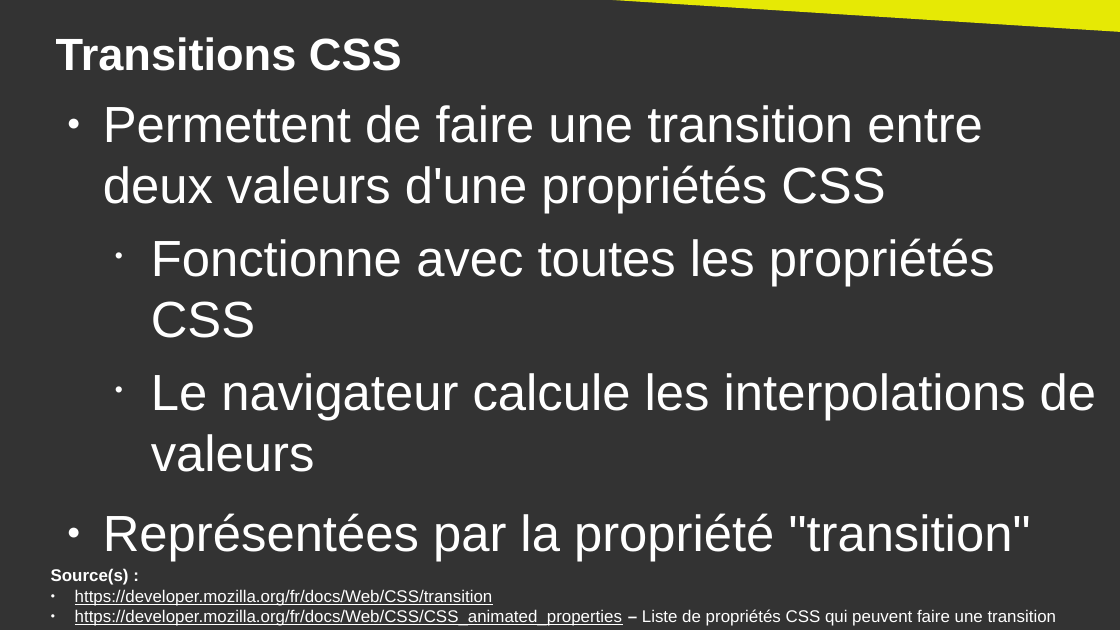
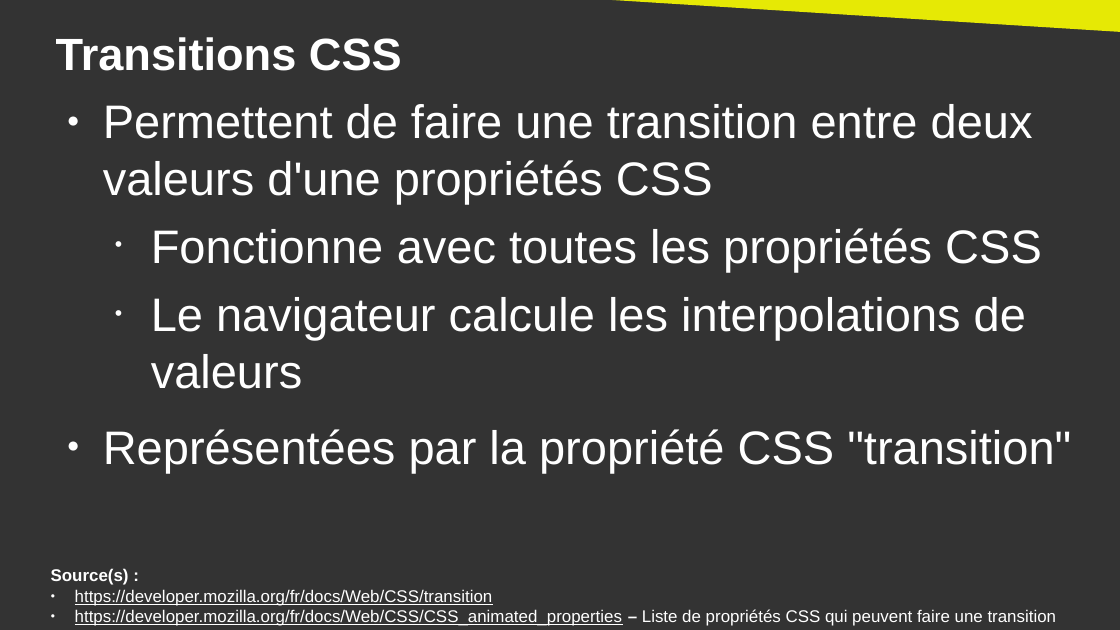
Before and after one commit to DanYellow/cours, a slide deck: slide 6 of integration-web-s2/travaux-pratiques/numero-2/presentation.odp. Drawn at 1120x630 pixels with LibreOffice and Linux fonts; fonts in the diff are those of the drawing. Boxes give left, top, right and bottom in pixels: in the first picture for what was removed or moved away, otherwise in the second. Text is boxed around its words. In the diff, an @@ line names an element or a change of style, - is before the commit and + after.

```diff
--- a/integration-web-s2/travaux-pratiques/numero-2/presentation.odp
+++ b/integration-web-s2/travaux-pratiques/numero-2/presentation.odp
@@ text at [103,104,1042,389]: size 36 to 33.3 pt in "Permettent de faire une transition entre deux ...", "Fonctionne avec toutes les propriétés CSS", "Le navigateur calcule les interpolations de valeurs" @@
@@ text at [103,429,1071,473]: text changed; size 36 to 33.3 pt @@
-● Représentées par la propriété "transition"
+● Représentées par la propriété CSS "transition"
```
Also in this commit, not shown: 6 other slides changed, 3 other files.
